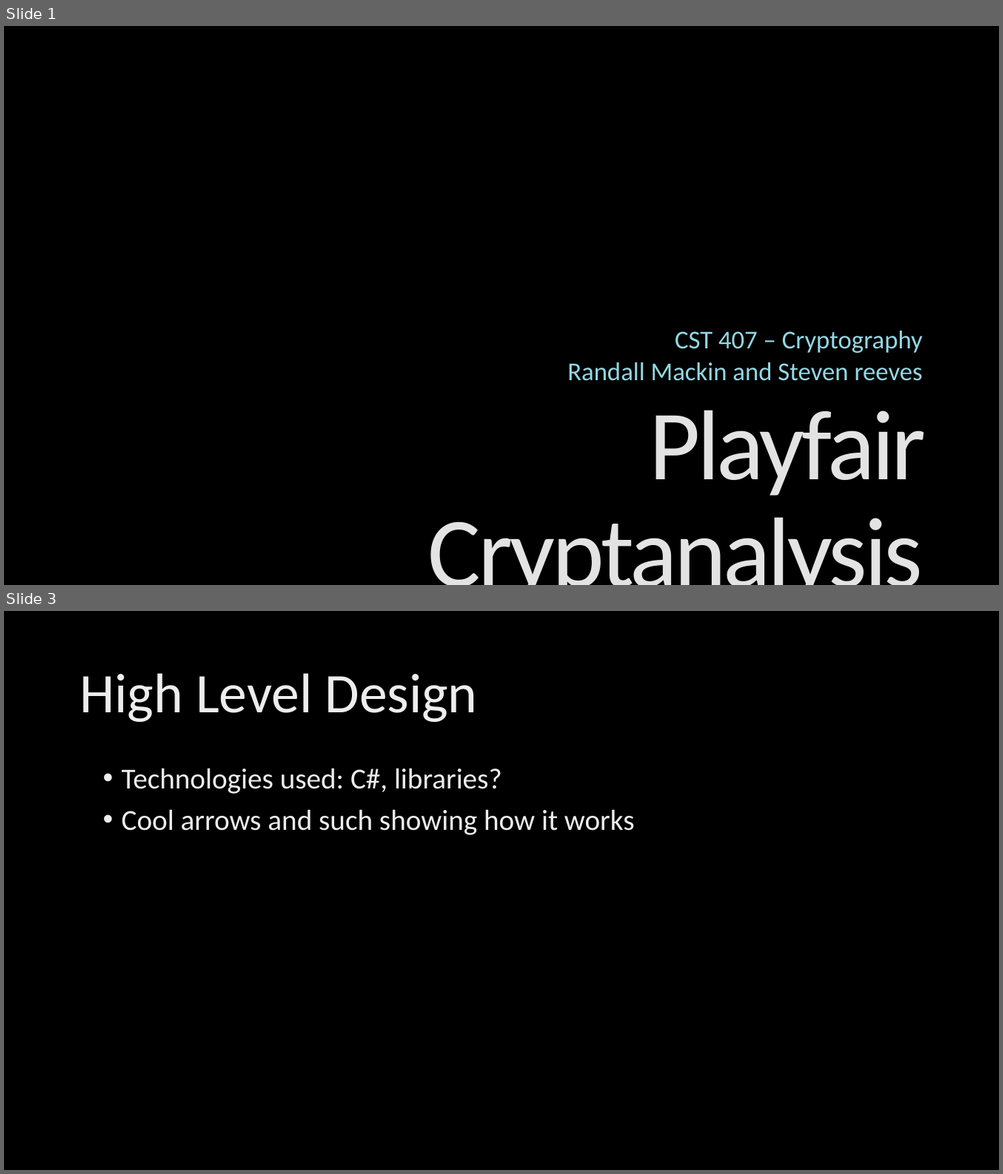
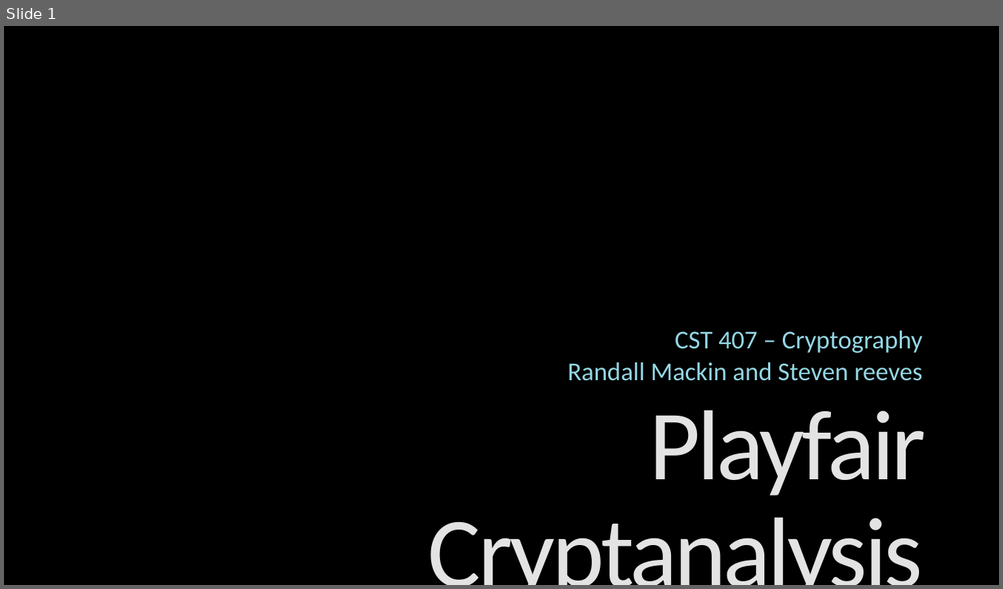
Before and after one commit to Steven-Reeves/Cryptography, a slide deck: Final_Presentation.pptx. Shown one above the other, each under a label of ours: slides 1 and 3 before the commit, slide 1 after it; the slides between them are not shown. The pictures are 1003x1174 and 1003x589 pixels, drawn with LibreOffice and Linux fonts; fonts in the diff are those of the drawing; background and template pictures are left out. Boxes give left, top, right and bottom in pixels: in the first picture for what was removed or moved away, otherwise in the second. Text is boxed around its words. In the diff, an @@ line names an element or a change of style, - is before the commit and + after.

```diff
--- a/Final_Presentation.pptx
+++ b/Final_Presentation.pptx
@@ slide 3 removed at (x1=4, y1=611, x2=999, y2=1170), background picture (left out) @@
@@ title removed at (x1=79, y1=673, x2=478, y2=722) @@
-High Level Design
@@ text removed at (x1=122, y1=768, x2=634, y2=835) @@
-• Technologies used: C#, libraries?
-• Cool arrows and such showing how it works
```
Also in this commit, not shown: 4 slides changed, 5 slides added, 1 other slide removed.
